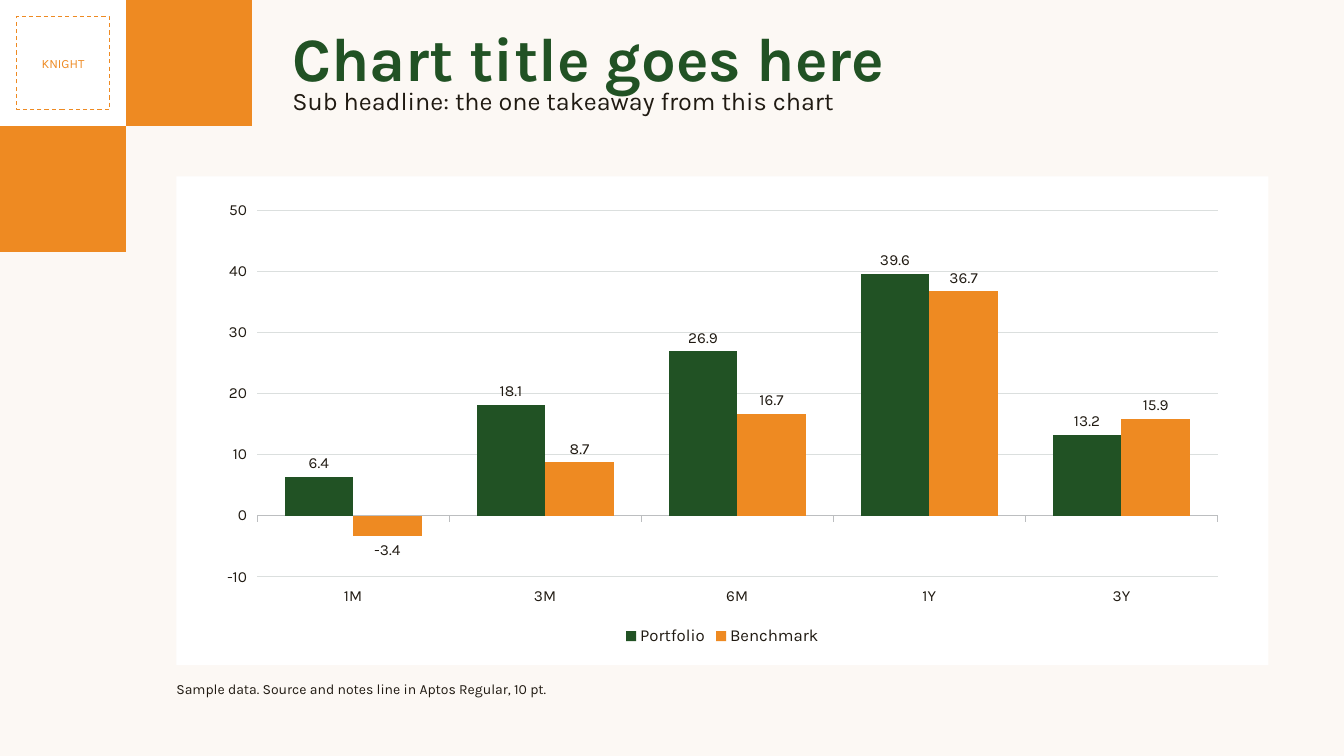
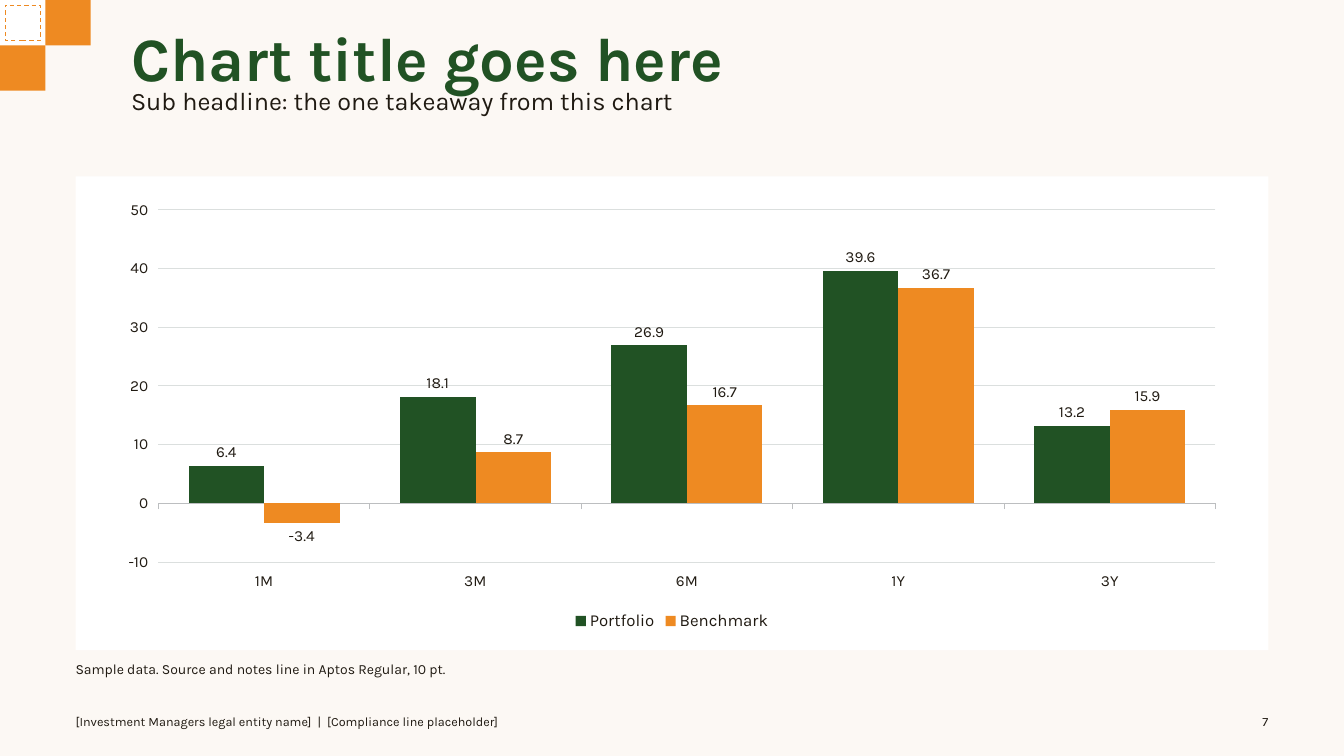
Before and after one commit to soumyakarwa/emkay-ppt-templates, a slide deck: slide 7 of Emkay_Investment_Managers_Template.pptx. Drawn at 1344x756 pixels with LibreOffice and Linux fonts; fonts in the diff are those of the drawing. Boxes give left, top, right and bottom in pixels: in the first picture for what was removed or moved away, otherwise in the second. Text is boxed around its words. In the diff, an @@ line names an element or a change of style, - is before the commit and + after.

Commit message:
title is looking odd

```diff
--- a/Emkay_Investment_Managers_Template.pptx
+++ b/Emkay_Investment_Managers_Template.pptx
@@ rectangle: place and size @@
-rectangle at bbox=[0, 0, 126, 126]
+rectangle at bbox=[0, 0, 45, 45]
@@ rectangle: place and size @@
-rectangle at bbox=[16, 16, 109, 109]
+rectangle at bbox=[5, 5, 40, 40]
@@ rectangle: place and size @@
-rectangle at bbox=[126, 0, 252, 126]
+rectangle at bbox=[45, 0, 91, 45]
@@ text "Chart title goes here": place and size @@
-text "Chart title goes here" at bbox=[292, 37, 885, 96]
+text "Chart title goes here" at bbox=[131, 37, 724, 96]
@@ rectangle: place and size @@
-rectangle at bbox=[0, 126, 126, 252]
+rectangle at bbox=[0, 45, 45, 91]
@@ text in rectangle at bbox=[42, 60, 85, 68]: text removed @@
-KNIGHT
@@ text "Sub headline: the one takeaway ...": place and size @@
-text "Sub headline: the one takeaway ..." at bbox=[292, 88, 834, 116]
+text "Sub headline: the one takeaway ..." at bbox=[131, 88, 673, 116]
@@ rectangle: place and size @@
-rectangle at bbox=[176, 176, 1268, 665]
+rectangle at bbox=[76, 176, 1268, 650]
@@ column chart: place and size @@
-column chart at bbox=[207, 192, 1238, 650]
+column chart at bbox=[106, 192, 1238, 635]
@@ text "Sample data. Source and notes ...": place and size @@
-text "Sample data. Source and notes ..." at bbox=[176, 684, 546, 698]
+text "Sample data. Source and notes ..." at bbox=[76, 664, 445, 678]
@@ text added at bbox=[76, 716, 498, 729], 9 pt, text #201A12 @@
+[Investment Managers legal entity name] | [Compliance line placeholder]
@@ page number added at bbox=[1262, 718, 1268, 726], 9 pt, text #201A12 @@
+7
```
Also in this commit, not shown: 13 other slides changed, 3 other files.
